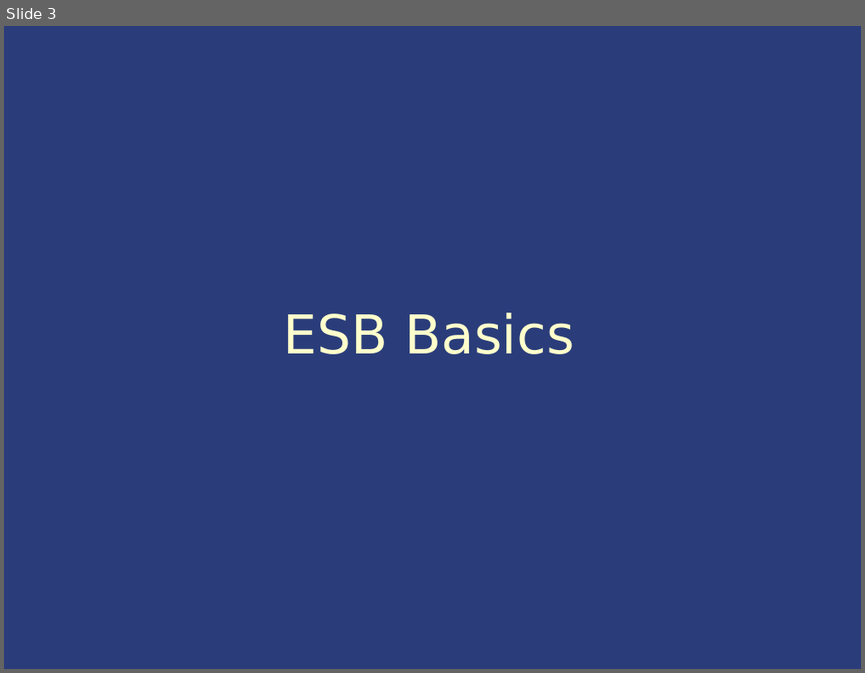
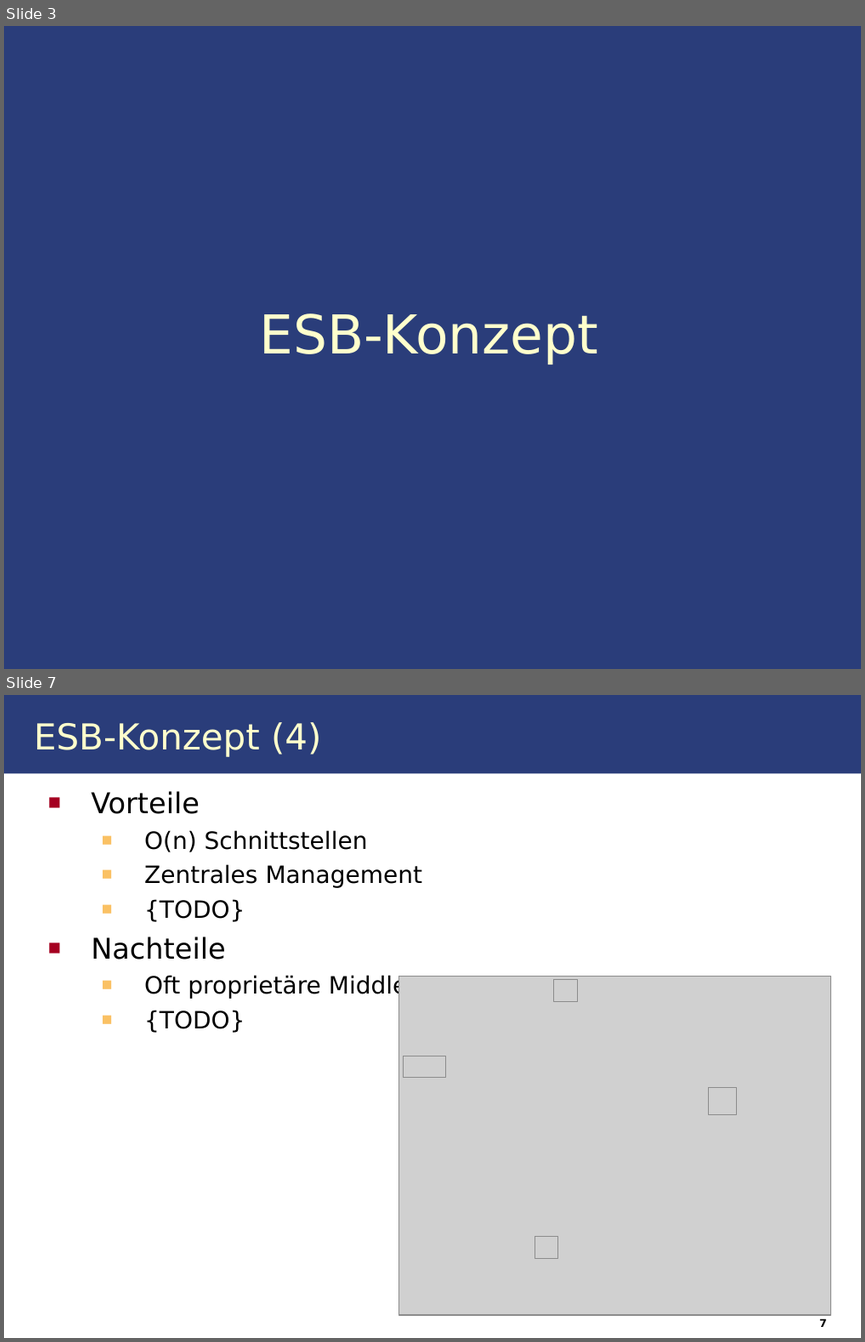
Before and after one commit to IAAS/decidr, a slide deck: seminars/dh/Enterprise Service Bus.ppt. Shown one above the other, each under a label of ours: slide 3 before the commit, slides 3 and 7 after it; the slides between them are not shown. The pictures are 865x673 and 865x1342 pixels, drawn with LibreOffice and Linux fonts; fonts in the diff are those of the drawing; grey boxes stand for pictures. Boxes give left, top, right and bottom in pixels: in the first picture for what was removed or moved away, otherwise in the second. Text is boxed around its words. In the diff, an @@ line names an element or a change of style, - is before the commit and + after.

```diff
--- a/seminars/dh/Enterprise Service Bus.ppt
+++ b/seminars/dh/Enterprise Service Bus.ppt
@@ slide 7 added at box(4, 695, 861, 1338), background #FFFFFF @@
@@ rectangle added at box(4, 695, 861, 774), fill #2A3D7A @@
@@ title added at box(34, 722, 321, 757), 30 pt, text #FFFFCC @@
+ESB-Konzept (4)
@@ text added at box(91, 791, 466, 1032), 20 pt, text #000000 @@
+■ Vorteile
+  ■ O(n) Schnittstellen
+  ■ Zentrales Management
+  ■ {TODO}
+■ Nachteile
+  ■ Oft proprietäre Middleware
+  ■ {TODO}
@@ group added at box(399, 976, 831, 1315): 5 pictures @@
@@ page number added at box(819, 1318, 827, 1327), 9 pt, text #000000, bold @@
+7
@@ slide 3 changed as well @@
@@ title at box(259, 313, 598, 364): text changed @@
-ESB Basics
+ESB-Konzept
```
Also in this commit, not shown: 2 other slides changed, 20 other slides added.
